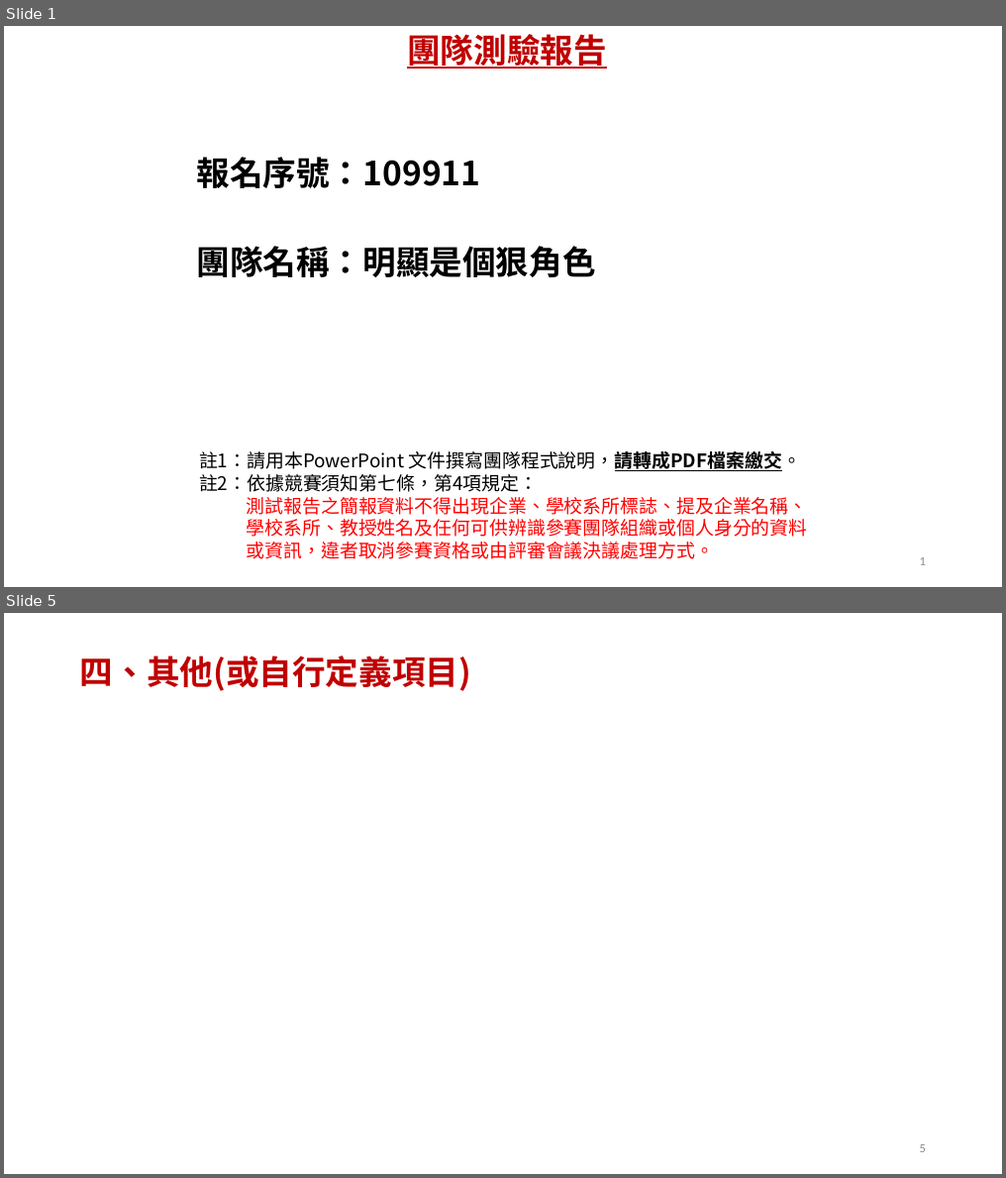
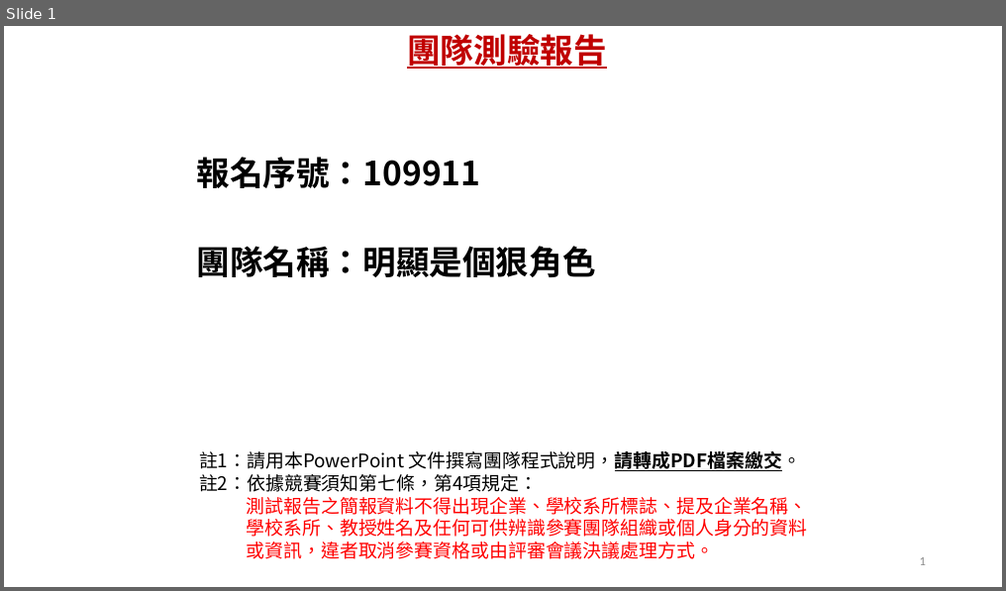
Before and after one commit to r05323028/imbd2020, a slide deck: results/109911_TestReport.pptx. Shown one above the other, each under a label of ours: slides 1 and 5 before the commit, slide 1 after it; the slides between them are not shown. The pictures are 1006x1178 and 1006x591 pixels, drawn with LibreOffice and Linux fonts; fonts in the diff are those of the drawing. Boxes give left, top, right and bottom in pixels: in the first picture for what was removed or moved away, otherwise in the second. Text is boxed around its words. In the diff, an @@ line names an element or a change of style, - is before the commit and + after.

```diff
--- a/results/109911_TestReport.pptx
+++ b/results/109911_TestReport.pptx
@@ slide 5 removed at (x1=4, y1=613, x2=1002, y2=1174), background #FFFFFF @@
@@ title removed at (x1=80, y1=656, x2=471, y2=691) @@
-四、其他(或自行定義項目)
@@ page number removed at (x1=920, y1=1145, x2=926, y2=1153) @@
-5
```
Also in this commit, not shown: 3 slides changed, 14 slides added, 3 other files.
